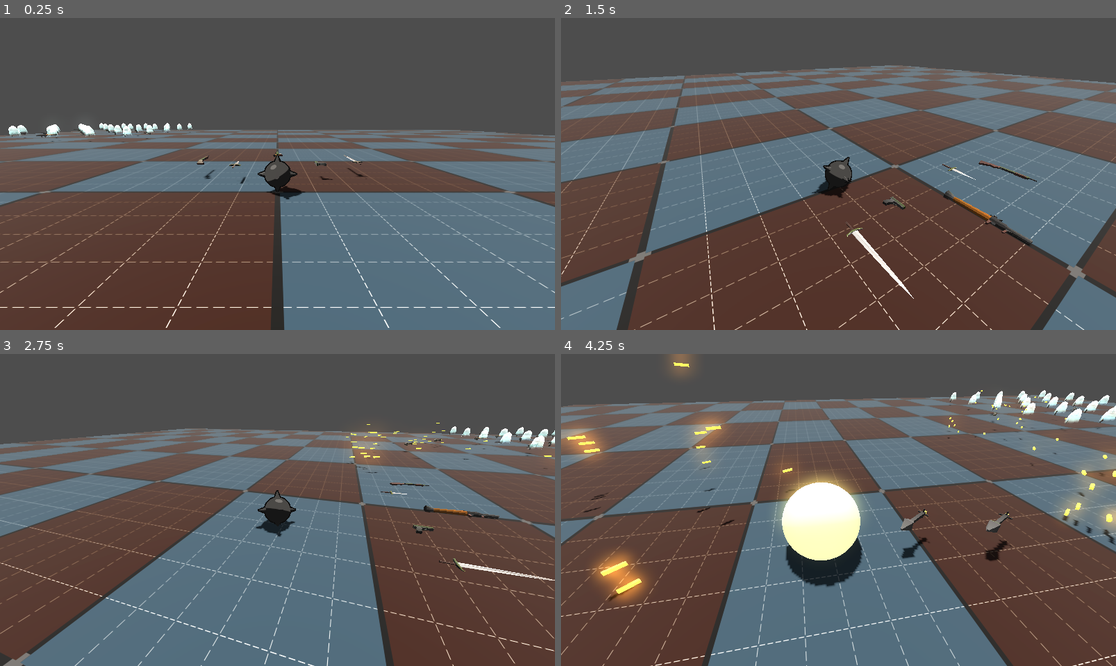
Above: before the commit, frames 1-4 (two rows, left to right).
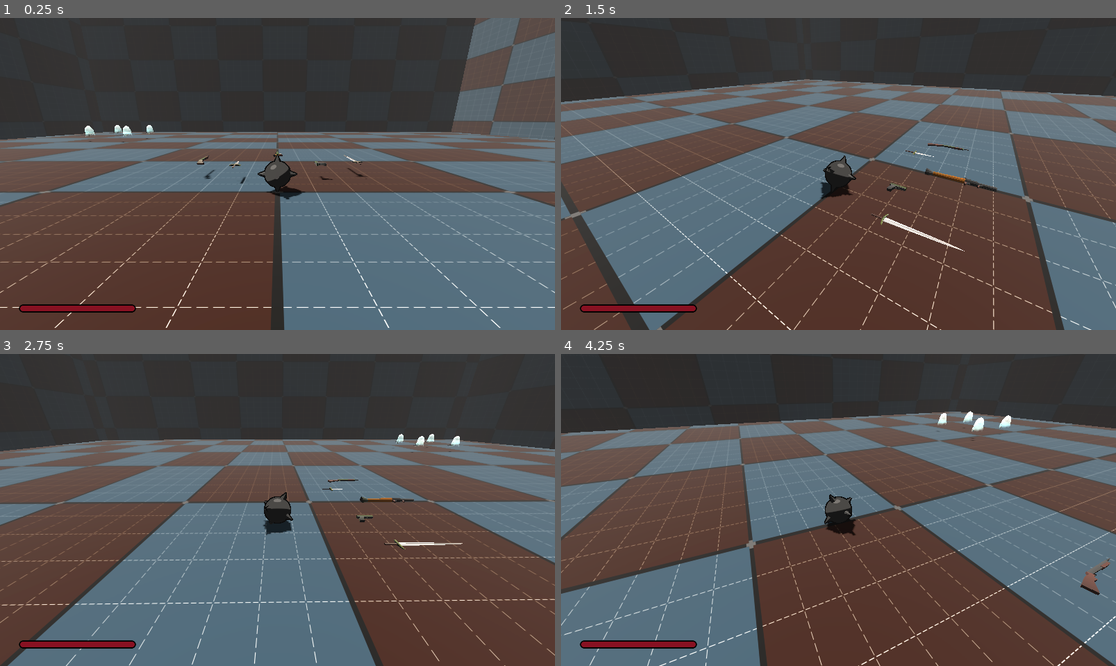
Above: after the commit, the same moments.

Repository: erikringwalters/pirate-jam-16-prototype
Game: Godot game, scene res://scenes/main.tscn
Two runs of this game, one before a commit and one after it. Both use one fixed random seed, a clock stepped at 60 frames per second and the inputs below.
Inputs (mouse positions are in pixels of both pictures, inside the frame that each line leads up to):
- Up to frame 1 (0.25 s): no input
- Up to frame 2 (1.5 s): tap Enter (restart) at 0.5, 1.25 s; move the mouse to (960, 158) at 0.52 s; press the mouse at (960, 158) at 0.53 s; hold D (move_right) 0.53-1.28 s; move the mouse to (810, 174) at 1.27 s; release the mouse at (810, 174) at 1.28 s; hold W (move_up) from 1.28 s (still down); click (810, 174) at 1.35 s
- Up to frame 3 (2.75 s): keep holding W (move_up); tap Enter (restart) at 2 s; move the mouse to (288, 503) at 2.02 s; press the mouse at (288, 503) at 2.03 s
- Up to frame 4 (4.25 s): keep holding W (move_up); tap Enter (restart) at 2.75, 3.5 s; move the mouse to (832, 516) at 2.77 s; release the mouse at (832, 516) at 2.78 s; click (832, 516) at 2.85 s; move the mouse to (877, 513) at 3.52 s; press the mouse at (877, 513) at 3.53 s

The runs differ from the first frame. In frame 1, 31% of the frame differs, in the area x 0-100%, y 0-95%; in frame 2, 56%; in frame 3, 50%; in frame 4, 79%, in the area x 0-100%, y 0-100%.

Commit message:
ui health bar

Diff:
--- /dev/null
+++ b/assets/vectors/health_bar_empty.svg
@@ -0,0 +1,47 @@
+<?xml version="1.0" encoding="UTF-8" standalone="no"?>
+<svg
+   width="108.07537830948009mm"
+   height="8.119125064891767mm"
+   viewBox="0 0 108.07537830948009 8.119125064891767"
+   version="1.1"
+   id="svg1"
+   sodipodi:docname="health_bar_empty.svg"
+   inkscape:version="1.3.2 (091e20ef0f, 2023-11-25)"
+   xmlns:inkscape="http://www.inkscape.org/namespaces/inkscape"
+   xmlns:sodipodi="http://sodipodi.sourceforge.net/DTD/sodipodi-0.dtd"
+   xmlns="http://www.w3.org/2000/svg"
+   xmlns:svg="http://www.w3.org/2000/svg">
+  <defs
+     id="defs1" />
+  <sodipodi:namedview
+     id="namedview1"
+     pagecolor="#505050"
+     bordercolor="#eeeeee"
+     borderopacity="1"
+     inkscape:showpageshadow="0"
+     inkscape:pageopacity="0"
+     inkscape:pagecheckerboard="0"
+     inkscape:deskcolor="#505050"
+     inkscape:document-units="mm"
+     inkscape:zoom="2.3670934"
+     inkscape:cx="190.52903"
+     inkscape:cy="23.024018"
+     inkscape:window-width="1920"
+     inkscape:window-height="1048"
+     inkscape:window-x="0"
+     inkscape:window-y="0"
+     inkscape:window-maximized="1"
+     inkscape:current-layer="Sketch" />
+  <g
+     id="Sketch"
+     transform="translate(54.037689,4.059563) scale(1,-1)">
+    <path
+       id="Sketch_w0000"
+       d="M 50.0 -3.0 L -50.0 -3.0 A 3 3 0 0 0 -50 3L 50.0 3.0 A 3 3 0 0 0 50 -3"
+       stroke="#000000"
+       stroke-width="1.4 px"
+       style="stroke-width:1.0;stroke-miterlimit:4;stroke-dasharray:none;stroke-linecap:round;fill:#000000;fill-opacity:0.5;fill-rule: evenodd" />
+    <title
+       id="title1">b'Sketch'</title>
+  </g>
+</svg>
--- /dev/null
+++ b/assets/vectors/health_bar_full.svg
@@ -0,0 +1,47 @@
+<?xml version="1.0" encoding="UTF-8" standalone="no"?>
+<svg
+   width="108.07537830948009mm"
+   height="8.119125064891767mm"
+   viewBox="0 0 108.07537830948009 8.119125064891767"
+   version="1.1"
+   id="svg1"
+   sodipodi:docname="health_bar_full.svg"
+   inkscape:version="1.3.2 (091e20ef0f, 2023-11-25)"
+   xmlns:inkscape="http://www.inkscape.org/namespaces/inkscape"
+   xmlns:sodipodi="http://sodipodi.sourceforge.net/DTD/sodipodi-0.dtd"
+   xmlns="http://www.w3.org/2000/svg"
+   xmlns:svg="http://www.w3.org/2000/svg">
+  <defs
+     id="defs1" />
+  <sodipodi:namedview
+     id="namedview1"
+     pagecolor="#505050"
+     bordercolor="#eeeeee"
+     borderopacity="1"
+     inkscape:showpageshadow="0"
+     inkscape:pageopacity="0"
+     inkscape:pagecheckerboard="0"
+     inkscape:deskcolor="#505050"
+     inkscape:document-units="mm"
+     inkscape:zoom="2.3670934"
+     inkscape:cx="190.52903"
+     inkscape:cy="-10.772705"
+     inkscape:window-width="1920"
+     inkscape:window-height="1048"
+     inkscape:window-x="0"
+     inkscape:window-y="0"
+     inkscape:window-maximized="1"
+     inkscape:current-layer="Sketch" />
+  <g
+     id="Sketch"
+     transform="translate(54.037689,4.059563) scale(1,-1)">
+    <path
+       id="Sketch_w0000"
+       d="M 50.0 -3.0 L -50.0 -3.0 A 3 3 0 0 0 -50 3L 50.0 3.0 A 3 3 0 0 0 50 -3"
+       stroke="#000000"
+       stroke-width="1.4 px"
+       style="stroke-width:1;stroke-miterlimit:4;stroke-dasharray:none;stroke-linecap:round;fill:#881122;fill-opacity:1;fill-rule:evenodd" />
+    <title
+       id="title1">b'Sketch'</title>
+  </g>
+</svg>
--- a/project.godot
+++ b/project.godot
@@ -23,8 +23,8 @@
 
 [display]
 
-window/size/viewport_width=2304
-window/size/viewport_height=1296
+window/size/viewport_width=1920
+window/size/viewport_height=1080
 
 [input]
 
--- /dev/null
+++ b/scenes/boundaries/boundary.tscn
@@ -0,0 +1,47 @@
+[gd_scene load_steps=6 format=3 uid="uid://bcay80aaxis1"]
+
+[ext_resource type="PhysicsMaterial" uid="uid://baifveh640c1m" path="res://materials/physics_friction.tres" id="1_fc81t"]
+[ext_resource type="Shader" uid="uid://cyolrnj113mxo" path="res://shaders/floor.gdshader" id="2_xjnfk"]
+
+[sub_resource type="BoxShape3D" id="BoxShape3D_1bvp3"]
+size = Vector3(100, 10, 100)
+
+[sub_resource type="ShaderMaterial" id="ShaderMaterial_lquwl"]
+render_priority = 0
+shader = ExtResource("2_xjnfk")
+shader_parameter/subdivisions = 32.0
+shader_parameter/grid_width = 0.02
+shader_parameter/background_color = Color(0.158999, 0.0604092, 0.00201173, 1)
+shader_parameter/background_color_two = Color(0.158938, 0.23814, 0.290237, 1)
+shader_parameter/grid_color = Color(0, 0, 0, 1)
+shader_parameter/dashed_scale_x = 0.02
+shader_parameter/dashed_scale_y = 0.02
+shader_parameter/dashed_count_x = 1.0
+shader_parameter/dashed_count_y = 1.0
+shader_parameter/point_width = 0.021
+shader_parameter/point_color = Color(0.272655, 0.272655, 0.272655, 1)
+shader_parameter/point_scale_x = 0.05
+shader_parameter/point_scale_y = 0.05
+shader_parameter/inside_width = 0.01
+shader_parameter/inside_subdivisions = 6.0
+shader_parameter/inside_color = Color(0.716296, 0.716296, 0.716296, 1)
+shader_parameter/in_dashed_scale_x = 0.3
+shader_parameter/in_dashed_scale_y = 0.3
+shader_parameter/in_dashed_count_x = 6.0
+shader_parameter/in_dashed_count_y = 6.0
+
+[sub_resource type="BoxMesh" id="BoxMesh_7mycd"]
+material = SubResource("ShaderMaterial_lquwl")
+size = Vector3(100, 10, 100)
+
+[node name="Floor" type="StaticBody3D"]
+collision_layer = 19
+collision_mask = 19
+physics_material_override = ExtResource("1_fc81t")
+
+[node name="FloorCollision" type="CollisionShape3D" parent="."]
+shape = SubResource("BoxShape3D_1bvp3")
+
+[node name="FloorMesh" type="MeshInstance3D" parent="."]
+cast_shadow = 0
+mesh = SubResource("BoxMesh_7mycd")
--- a/scenes/level/level.tscn
+++ b/scenes/level/level.tscn
@@ -6,8 +6,7 @@
 [ext_resource type="PackedScene" uid="uid://cm2m4cps6lnq" path="res://scenes/ui/ui.tscn" id="4_vrc4q"]
 [ext_resource type="PackedScene" uid="uid://bwge4babpy161" path="res://scenes/player/player.tscn" id="5_x4oov"]
 [ext_resource type="Script" uid="uid://dhjhidvuhk8dv" path="res://scripts/spawner.gd" id="6_ivku7"]
-[ext_resource type="PhysicsMaterial" uid="uid://baifveh640c1m" path="res://materials/physics_friction.tres" id="7_ss4b2"]
-[ext_resource type="Shader" uid="uid://cyolrnj113mxo" path="res://shaders/floor.gdshader" id="8_qjqsm"]
+[ext_resource type="PackedScene" uid="uid://bcay80aaxis1" path="res://scenes/boundaries/boundary.tscn" id="7_pe1ox"]
 [ext_resource type="PackedScene" uid="uid://dnab25acrgyoy" path="res://scenes/weapons/dagger.tscn" id="9_0fkkc"]
 [ext_resource type="PackedScene" uid="uid://ch5f82om4wwn7" path="res://scenes/weapons/handgun.tscn" id="10_wyi7n"]
 [ext_resource type="PackedScene" uid="uid://hjn3ta46v6nr" path="res://scenes/weapons/rocket.tscn" id="11_3rml5"]
@@ -21,37 +20,6 @@
 glow_enabled = true
 fog_enabled = true
 fog_light_color = Color(0.304462, 0.304462, 0.304462, 1)
-
-[sub_resource type="BoxShape3D" id="BoxShape3D_1bvp3"]
-size = Vector3(100, 10, 100)
-
-[sub_resource type="ShaderMaterial" id="ShaderMaterial_lquwl"]
-render_priority = 0
-shader = ExtResource("8_qjqsm")
-shader_parameter/subdivisions = 32.0
-shader_parameter/grid_width = 0.02
-shader_parameter/background_color = Color(0.158999, 0.0604092, 0.00201173, 1)
-shader_parameter/background_color_two = Color(0.158938, 0.23814, 0.290237, 1)
-shader_parameter/grid_color = Color(0, 0, 0, 1)
-shader_parameter/dashed_scale_x = 0.02
-shader_parameter/dashed_scale_y = 0.02
-shader_parameter/dashed_count_x = 1.0
-shader_parameter/dashed_count_y = 1.0
-shader_parameter/point_width = 0.021
-shader_parameter/point_color = Color(0.272655, 0.272655, 0.272655, 1)
-shader_parameter/point_scale_x = 0.05
-shader_parameter/point_scale_y = 0.05
-shader_parameter/inside_width = 0.01
-shader_parameter/inside_subdivisions = 6.0
-shader_parameter/inside_color = Color(0.716296, 0.716296, 0.716296, 1)
-shader_parameter/in_dashed_scale_x = 0.3
-shader_parameter/in_dashed_scale_y = 0.3
-shader_parameter/in_dashed_count_x = 6.0
-shader_parameter/in_dashed_count_y = 6.0
-
-[sub_resource type="BoxMesh" id="BoxMesh_7mycd"]
-material = SubResource("ShaderMaterial_lquwl")
-size = Vector3(100, 10, 100)
 
 [node name="Level" type="Node3D"]
 script = ExtResource("1_m0bv2")
@@ -69,17 +37,23 @@
 [node name="Spawner" type="Node3D" parent="."]
 script = ExtResource("6_ivku7")
 
-[node name="Floor" type="StaticBody3D" parent="."]
+[node name="FloorBoundary" parent="." instance=ExtResource("7_pe1ox")]
 transform = Transform3D(1, 0, 0, 0, 1, 0, 0, 0, 1, 0, -5, 0)
-collision_layer = 17
-collision_mask = 17
-physics_material_override = ExtResource("7_ss4b2")
 
-[node name="FloorCollision" type="CollisionShape3D" parent="Floor"]
-shape = SubResource("BoxShape3D_1bvp3")
+[node name="FloorBoundary2" parent="." instance=ExtResource("7_pe1ox")]
+transform = Transform3D(1, 0, 0, 0, 1, 0, 0, 0, 1, 0, 85, 0)
 
-[node name="FloorMesh" type="MeshInstance3D" parent="Floor"]
-mesh = SubResource("BoxMesh_7mycd")
+[node name="WallBoundary" parent="." instance=ExtResource("7_pe1ox")]
+transform = Transform3D(1, 0, 0, 0, -4.37114e-08, -1, 0, 1, -4.37114e-08, 0, 40, -45)
+
+[node name="WallBoundary3" parent="." instance=ExtResource("7_pe1ox")]
+transform = Transform3D(1, 0, 0, 0, -4.37114e-08, -1, 0, 1, -4.37114e-08, 0, 40, 45)
+
+[node name="WallBoundary2" parent="." instance=ExtResource("7_pe1ox")]
+transform = Transform3D(-4.37114e-08, -1, 4.37114e-08, 0, -4.37114e-08, -1, 1, -4.37114e-08, 1.91069e-15, 45, 40, 0)
+
+[node name="WallBoundary4" parent="." instance=ExtResource("7_pe1ox")]
+transform = Transform3D(-4.37114e-08, -1, 4.37114e-08, 0, -4.37114e-08, -1, 1, -4.37114e-08, 1.91069e-15, -45, 40, 0)
 
 [node name="DirectionalLight3D" type="DirectionalLight3D" parent="."]
 transform = Transform3D(0, 0.866025, 0.5, 3.55271e-15, -0.5, 0.866025, 1, 1.77636e-15, -3.07674e-15, 0, 30, 0)
@@ -92,15 +66,12 @@
 
 [node name="Handgun_PickupItem" parent="." instance=ExtResource("10_wyi7n")]
 transform = Transform3D(1, 0, 0, 0, -4.37114e-08, -1, 0, 1, -4.37114e-08, -2, 1, 2)
-weapon_type = "Handgun"
 
 [node name="RocketLauncher_PickupItem" parent="." instance=ExtResource("11_3rml5")]
 transform = Transform3D(1, 0, 0, 0, -4.37114e-08, -1, 0, 1, -4.37114e-08, 0, 1, 4)
-weapon_type = "Rocket"
 
 [node name="Shotgun_PickupItem" parent="." instance=ExtResource("3_pm6rs")]
 transform = Transform3D(1, 0, 0, 0, -4.37114e-08, -1, 0, 1, -4.37114e-08, 4, 1, 3)
-weapon_type = "Shotgun"
 
 [node name="Sword_PickupItem" parent="." instance=ExtResource("12_a5iu8")]
 transform = Transform3D(1, 0, 0, 0, -4.37114e-08, -1, 0, 1, -4.37114e-08, -4, 1, 3)
--- a/scenes/main.gd
+++ b/scenes/main.gd
@@ -4,7 +4,6 @@
 
 func _ready() -> void:
 	level_instance = $Level
-
 
 func unload_level():
 	if is_instance_valid(level_instance):
--- a/scenes/ui/ui.tscn
+++ b/scenes/ui/ui.tscn
@@ -1,6 +1,8 @@
-[gd_scene load_steps=2 format=3 uid="uid://cm2m4cps6lnq"]
+[gd_scene load_steps=4 format=3 uid="uid://cm2m4cps6lnq"]
 
 [ext_resource type="Script" uid="uid://0mpka6bilbyr" path="res://scripts/ui.gd" id="1_u7n8c"]
+[ext_resource type="Texture2D" uid="uid://dxgqlnsjs360h" path="res://assets/vectors/health_bar_empty.svg" id="2_aac20"]
+[ext_resource type="Texture2D" uid="uid://be24yniigfesd" path="res://assets/vectors/health_bar_full.svg" id="3_g5kmx"]
 
 [node name="UI" type="Control"]
 process_mode = 3
@@ -12,6 +14,23 @@
 grow_vertical = 2
 mouse_filter = 2
 script = ExtResource("1_u7n8c")
+
+[node name="HealthBar" type="TextureProgressBar" parent="."]
+layout_mode = 1
+anchors_preset = 7
+anchor_left = 0.5
+anchor_top = 1.0
+anchor_right = 0.5
+anchor_bottom = 1.0
+offset_left = -1072.0
+offset_top = -89.955
+offset_right = -664.0
+offset_bottom = -58.955
+grow_horizontal = 2
+grow_vertical = 0
+max_value = 1000.0
+texture_under = ExtResource("2_aac20")
+texture_progress = ExtResource("3_g5kmx")
 
 [node name="BlackScreen" type="ColorRect" parent="."]
 layout_mode = 1
--- a/scripts/enemy.gd
+++ b/scripts/enemy.gd
@@ -15,7 +15,8 @@
 
 func _ready() -> void:
 	self.add_to_group("Enemy")
-	weapon_name = Items.weapons.keys()[randi_range(0, Items.weapons.size() - 1)]
+	#weapon_name = Items.weapons.keys()[randi_range(0, Items.weapons.size() - 1)]
+	weapon_name = "Sword"
 	connect("died", Callable(get_parent(), "_on_enemy_died"))
 	#print(weapon_name)
 	weapon = Items.weapons[str(weapon_name)]['weapon_scene'].instantiate()
--- a/scripts/game_state.gd
+++ b/scripts/game_state.gd
@@ -2,3 +2,6 @@
 
 # maybe turn into enum
 var is_game_over = false
+
+# player's health
+var player_health = 1000
--- a/scripts/level.gd
+++ b/scripts/level.gd
@@ -14,7 +14,7 @@
 
 func _ready() -> void:
 	enemy_count_timer.wait_time = 0.1
-	spawn_wave(5)
+	spawn_wave(2)
 
 # n will be squared
 func spawn_wave(n:int) -> void:
--- a/scripts/player.gd
+++ b/scripts/player.gd
@@ -1,4 +1,6 @@
 extends RigidBody3D
+
+signal health_changed
 
 @export_group("Camera")
 # Mouse sensitivity should be low because on browser sensitivity is way higher
@@ -9,7 +11,6 @@
 @export_group("Movement")
 @export var move_speed := 16.0
 @export var acceleration := 50.0
-@export var health = 1000
 
 var _camera_input_direction := Vector2.ZERO
 
@@ -18,6 +19,7 @@
 
 func _ready() -> void:
 	%CameraPivot.top_level = true
+	connect("health_changed", Callable(get_parent().get_node("UI"), "_on_health_changed"))
 
 func _input(event: InputEvent) -> void:
 	if event.is_action_pressed("left_click"):
@@ -96,15 +98,17 @@
 	#take_hit(area)
 
 func player_process_explosion_damage(damage):
-	health -= damage/3
+	GameState.player_health -= damage/3
+	health_changed.emit()
 	print("player splosion")
-	if health <= 0:
+	if GameState.player_health <= 0:
 		get_parent().get_node("UI").game_over()
 
 func player_process_melee_damage(dmg):
-	health -= dmg
-	print("player health: ", health)
-	if health <= 0:
+	GameState.player_health -= dmg
+	health_changed.emit()
+	print("player health: ", GameState.player_health)
+	if GameState.player_health <= 0:
 		get_parent().get_node("UI").game_over()
 
 # Despawn the projectile and create explosion if a rocket
@@ -119,8 +123,9 @@
 
 func take_hit(area:Node3D):
 	if area.is_in_group("Projectile"):
-		health -= area.projectile_damage() if area.has_method("projectile_damage") else 0
+		GameState.player_health -= area.projectile_damage() if area.has_method("projectile_damage") else 0
+		health_changed.emit()
 		handle_projectile_despawn(area)
-		print("player health: ", health)
-		if health <= 0:
+		print("player health: ", GameState.player_health)
+		if GameState.player_health <= 0:
 			get_parent().get_node("UI").game_over()
--- a/scripts/ui.gd
+++ b/scripts/ui.gd
@@ -3,9 +3,16 @@
 @onready var black_screen := $BlackScreen
 @onready var game_over_label := $BlackScreen/GameOver
 @onready var new_game_label := $BlackScreen/NewGame
+@onready var health_bar := $HealthBar
 
+var screen_size:Vector2
+var fade_time := 0.5
 
-var fade_time := 0.5
+func _ready() -> void:
+	screen_size = get_viewport().get_visible_rect().size
+	transform_health_bar()
+	health_bar.value = GameState.player_health
+
 
 func game_over() -> Tween:
 	GameState.is_game_over = true
@@ -13,5 +20,11 @@
 	tween.parallel().tween_property(black_screen, "color:a", 0.9, fade_time).set_ease(Tween.EASE_IN_OUT)
 	tween.parallel().tween_property(game_over_label, "theme_override_colors/font_color:a", 1.0, fade_time).set_ease(Tween.EASE_IN_OUT)
 	tween.parallel().tween_property(new_game_label, "theme_override_colors/font_color:a", 1.0, fade_time).set_ease(Tween.EASE_IN_OUT)
+	return tween
 
-	return tween
+func transform_health_bar():
+	health_bar.position = Vector2(screen_size.x/30, screen_size.y * 11/12)
+	health_bar.size = Vector2(screen_size.x/3, screen_size.x * 0.06)
+
+func _on_health_changed():
+	health_bar.value = GameState.player_health
Not shown, added: assets/vectors/health_bar_empty.svg.import
Not shown, added: assets/vectors/health_bar_full.svg.import
Not shown: 1 places in scenes/level/level.tscn that only renumber resources
